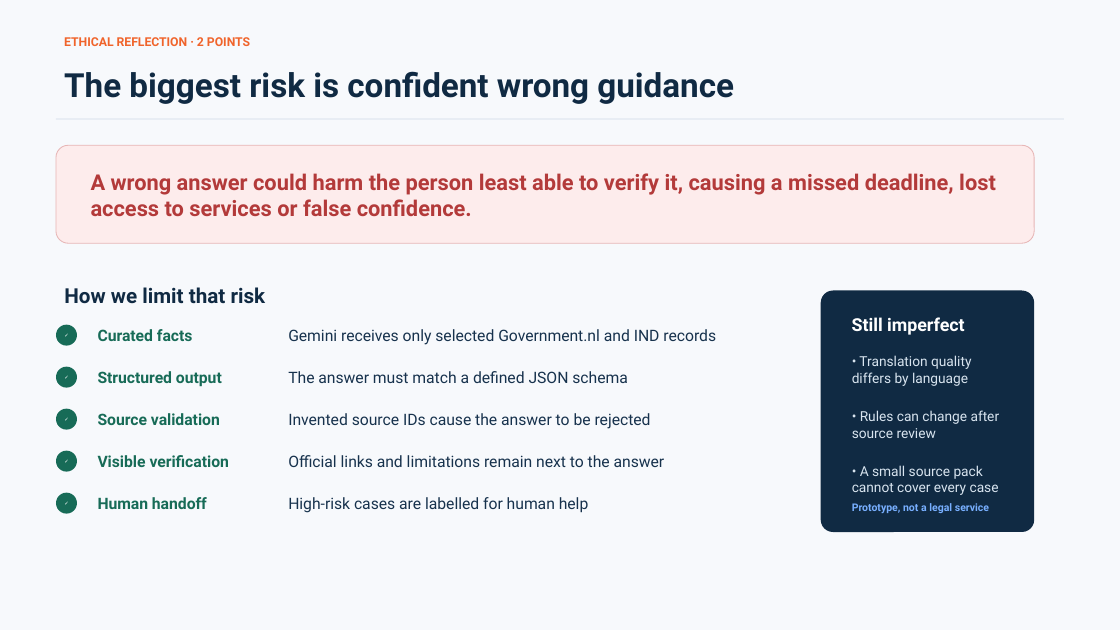
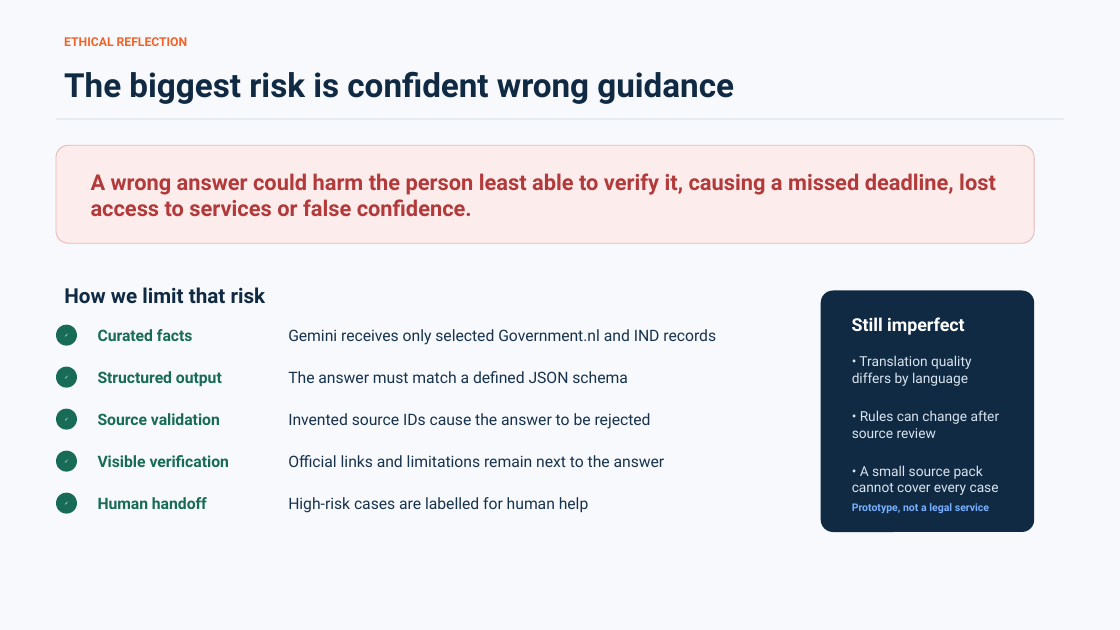
Before and after one commit to Maxlopez02/ai4g-portfolio-MaxLopez, a slide deck: slide 8 of Term 1/Week 3/hackathon/presentation/MigrationHelp-Hackathon-3-final.pptx. Drawn at 1120x630 pixels with LibreOffice and Linux fonts; fonts in the diff are those of the drawing. Boxes give left, top, right and bottom in pixels: in the first picture for what was removed or moved away, otherwise in the second. Text is boxed around its words. In the diff, an @@ line names an element or a change of style, - is before the commit and + after.

```diff
--- a/Term 1/Week 3/hackathon/presentation/MigrationHelp-Hackathon-3-final.pptx
+++ b/Term 1/Week 3/hackathon/presentation/MigrationHelp-Hackathon-3-final.pptx
@@ text at bbox=[64, 37, 188, 46]: text changed @@
-ETHICAL REFLECTION · 2 POINTS
+ETHICAL REFLECTION
```
Also in this commit, not shown: 6 other slides changed.
